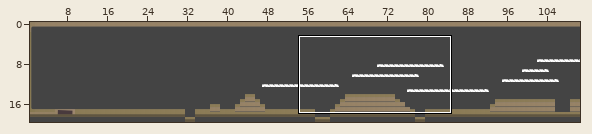
Tiled map -- Assets/TiledMaps/etapa-1.1.tmx. The picture above shows the old version from afar; the outline marks the close-up.
Close-up. Before the commit:
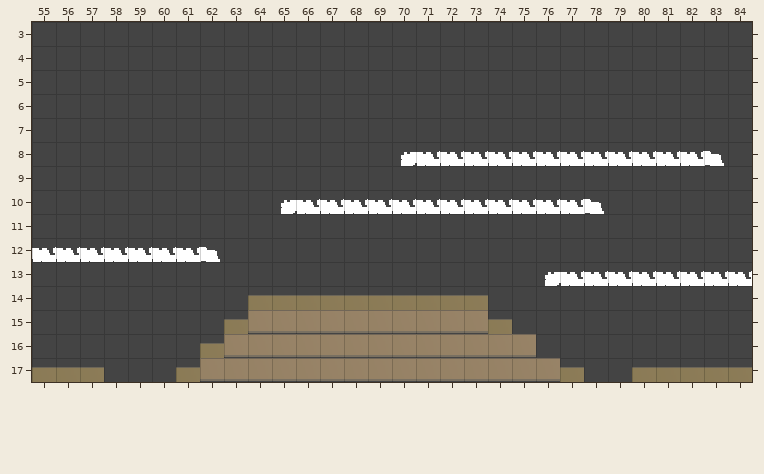
Cells are 16x16 px. Shown: x 55..84, y 3..17. The commit also changed other parts of the map, which this record leaves out.
New version:
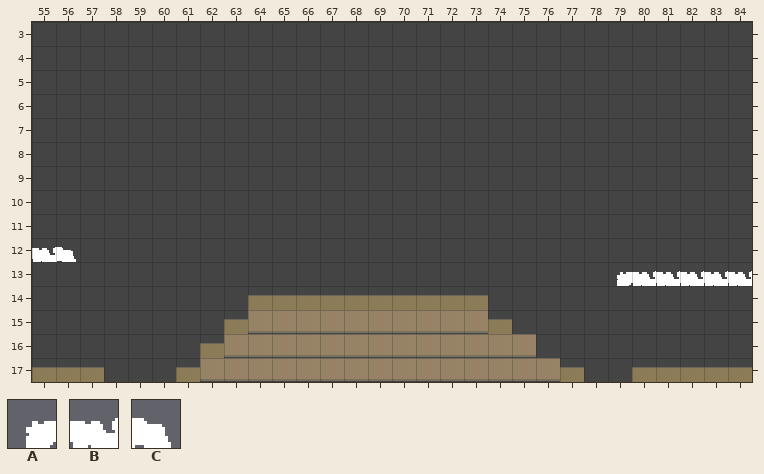
Key: from "tiza2": A 82, B 83, C 105.
_ is an empty cell.
From old to new:
Layer "Capa de patrones 2":
The edit turns tile B into tile A in row 13 at x 79.
The edit turns tile B into tile C in row 12 at x 56.
Tile A is removed in row 8 at x 70; in row 10 at x 65; in row 13 at x 76.
Tile B is removed in row 8 at x 71 to 82; in row 10 at x 66 to 77; in row 12 at x 57 to 61; in row 13 at x 77 to 78.
Tile C is removed in row 8 at x 83; in row 10 at x 78; in row 12 at x 62.
Boxes around the changes in both close-ups, in picture pixels (x1, y1, x2, y2):
removed: (401, 151, 724, 166)
removed: (281, 199, 604, 214)
changed: (56, 247, 220, 262)
changed: (545, 271, 632, 286)
